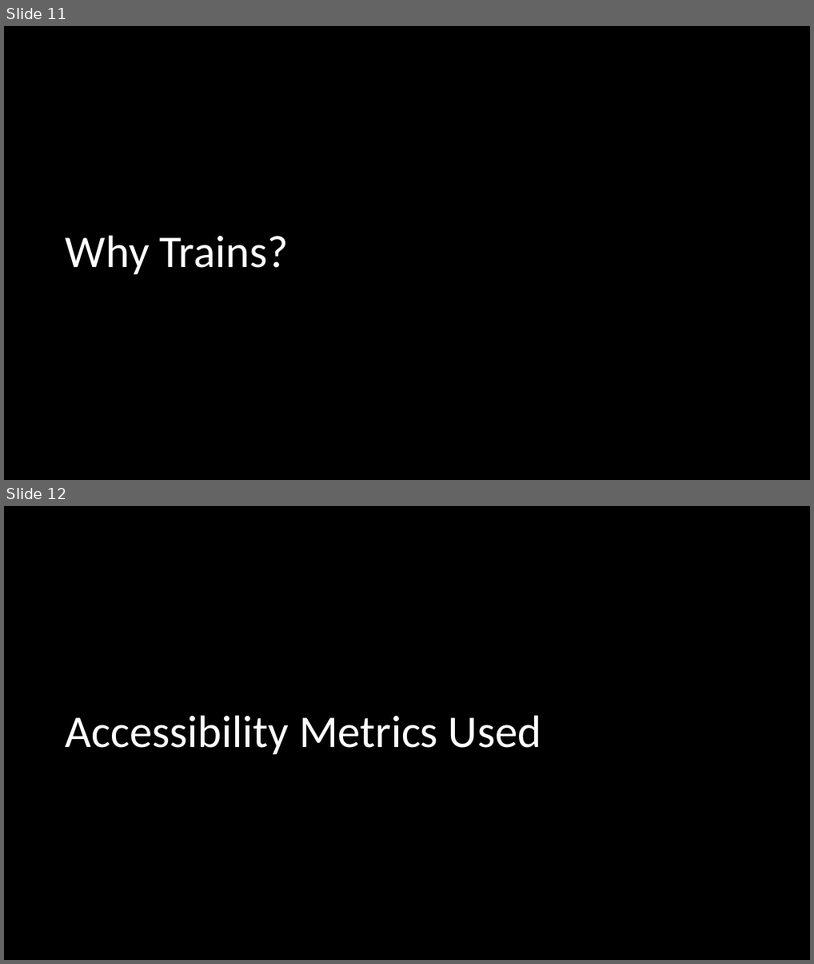
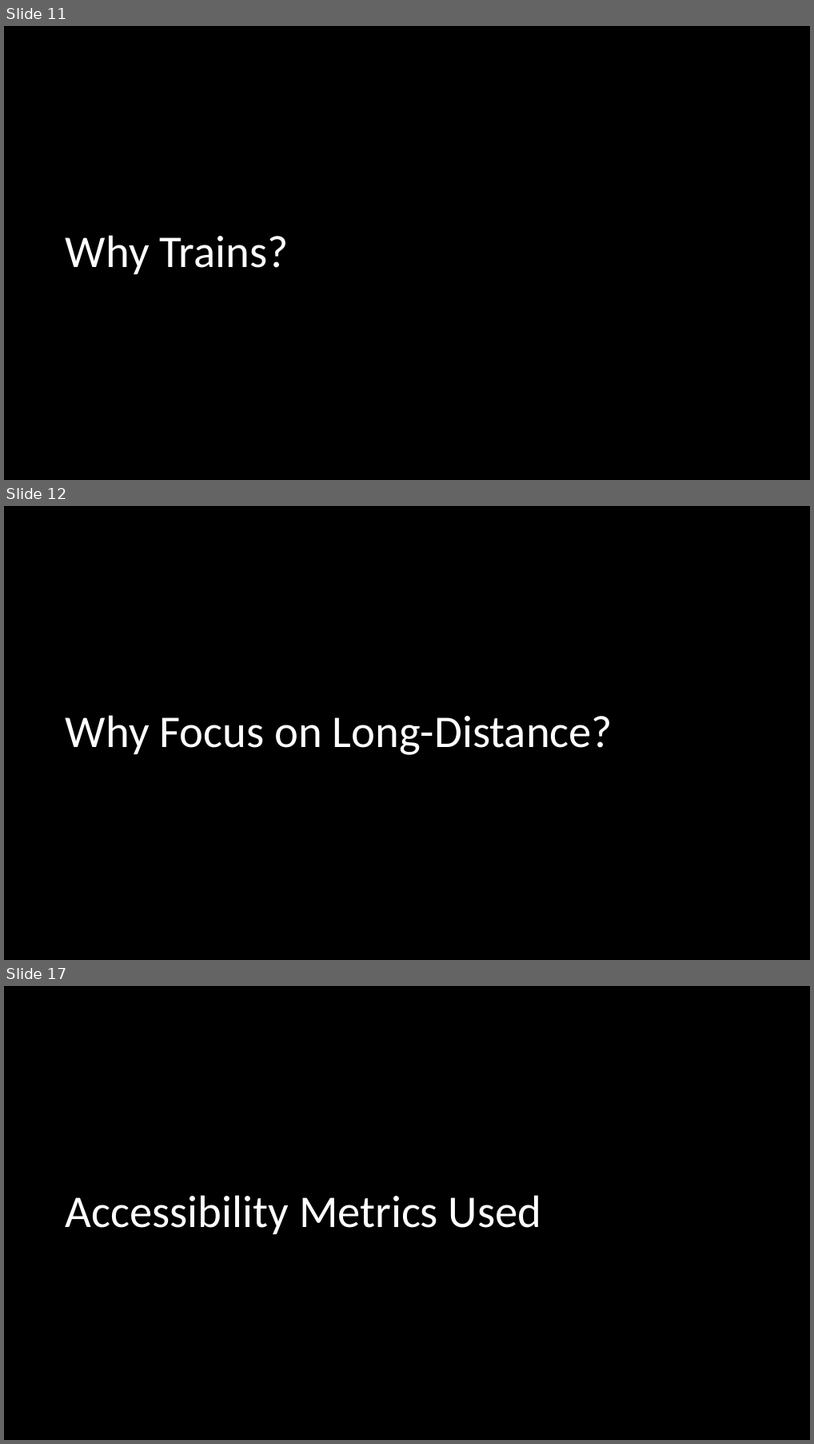
Before and after one commit to mjcj01/mjcAmtrakLDR, a slide deck: Documents/mjc_aag_talk_slidedeck.pptx. Shown one above the other, each under a label of ours: slides 11 and 12 before the commit, slides 11, 12 and 17 after it; the slides between them are not shown. The pictures are 814x964 and 814x1444 pixels, drawn with LibreOffice and Linux fonts; fonts in the diff are those of the drawing. Boxes give left, top, right and bottom in pixels: in the first picture for what was removed or moved away, otherwise in the second. Text is boxed around its words. In the diff, an @@ line names an element or a change of style, - is before the commit and + after.

```diff
--- a/Documents/mjc_aag_talk_slidedeck.pptx
+++ b/Documents/mjc_aag_talk_slidedeck.pptx
@@ slide 12 added at (4, 506, 810, 960), background #000000 @@
@@ title added at (66, 715, 613, 755), 54 pt, text #FFFFFF @@
+Why Focus on Long-Distance?
@@ what was slide 12 is now slide 17 @@
```
Also in this commit, not shown: 4 other slides added, 3 other files.
